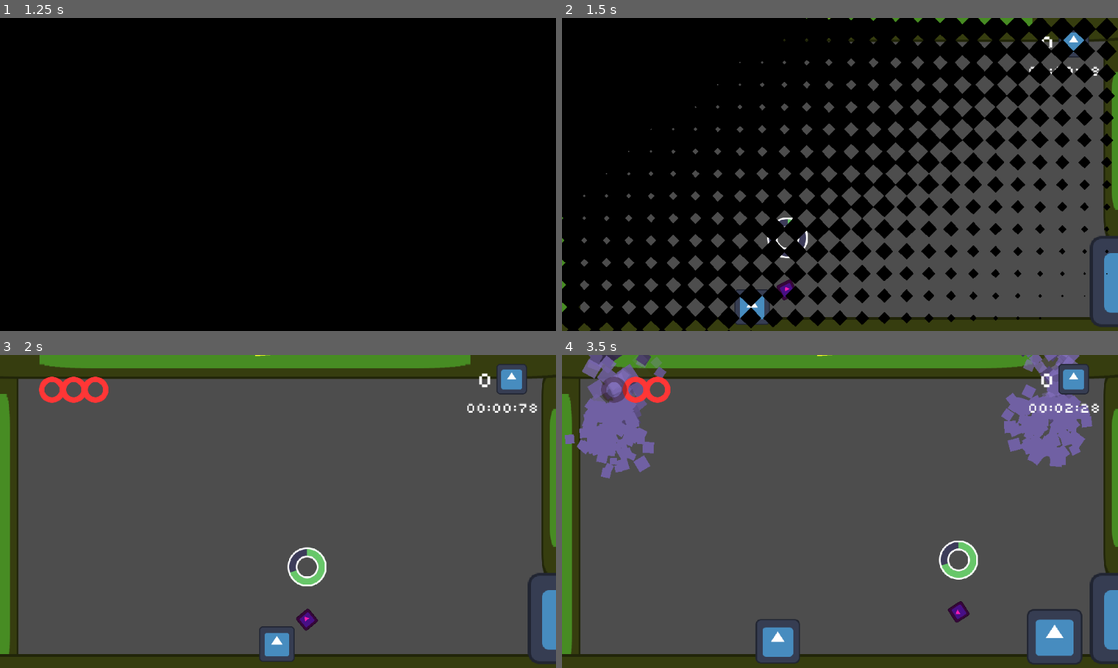
Above: before the commit, frames 1-4 (two rows, left to right).
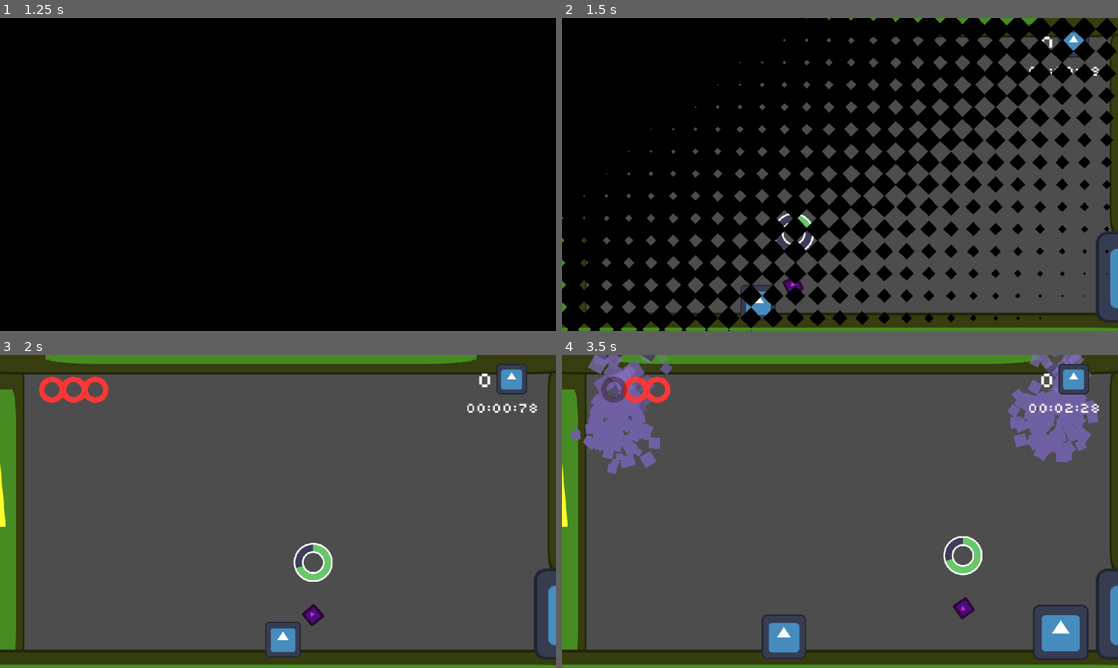
Above: after the commit, the same moments.

Repository: Juawo/hammer-game
Game: Godot game, scene res://scenes/Ui/main_menu.tscn
Two runs of this game, one before a commit and one after it. Both use one fixed random seed, a clock stepped at 60 frames per second and the inputs below. The engine's default icon, where the game draws it, is replaced by a stand-in: a white triangle on a blue panel in a dark square.
Inputs (mouse positions are in pixels of both pictures, inside the frame that each line leads up to):
- Up to frame 1 (1.25 s): click "PLAY" at 0.5 s
- Up to frame 2 (1.5 s): tap Enter at 1.25 s; move the mouse to (962, 158) at 1.27 s; press the mouse at (962, 158) at 1.28 s; hold D (right) from 1.28 s (still down)
- Up to frame 3 (2 s): keep holding D (right); tap W (jump) at 1.52 s
- Up to frame 4 (3.5 s): move the mouse to (728, 527) at 2.02 s; release the mouse at (728, 527) at 2.03 s; click (728, 527) at 2.1 s; tap W (jump) at 2.27 s; move the mouse to (895, 442) at 2.77 s; release D (right) at 2.78 s; press the mouse at (895, 442) at 2.78 s; hold A (left) from 2.78 s (still down)

Frame 1 is identical in both runs. In frame 2, 4.3% of the frame differs, in the area x 0-100%, y 0-100%; in frame 3, 9.9%; in frame 4, 14%.

Commit message:
Refactor player exit logic and enhance level scene structure with new camera element

Diff:
--- a/scenes/Player/player.tscn
+++ b/scenes/Player/player.tscn
@@ -36,7 +36,6 @@
 z_index = 2
 
 [node name="HammerPivot2" parent="HammerPivot" unique_id=144081329 instance=ExtResource("3_gqjuk")]
-z_index = 5
 position = Vector2(0, 1)
 
 [connection signal="area_entered" from="hurtbox" to="." method="_on_hurtbox_area_entered"]
--- a/scenes/levels/level_base.tscn
+++ b/scenes/levels/level_base.tscn
@@ -7,6 +7,7 @@
 [ext_resource type="PackedScene" uid="uid://cai268m7e08xa" path="res://scenes/Player/player.tscn" id="4_d61h5"]
 [ext_resource type="PackedScene" uid="uid://52rxk6v26a2i" path="res://scenes/levels/breakable_wall.tscn" id="5_dje0g"]
 [ext_resource type="PackedScene" uid="uid://bgkdiiads01ar" path="res://scenes/Enemies/enemy_spawner.tscn" id="7_g7p6o"]
+[ext_resource type="PackedScene" uid="uid://ghalym7hf045" path="res://scenes/levels/camera.tscn" id="8_ynct0"]
 [ext_resource type="PackedScene" uid="uid://cu45t1wn08u3l" path="res://scenes/Ui/hud.tscn" id="9_ynct0"]
 
 [sub_resource type="TileSet" id="TileSet_04dxk"]
@@ -90,15 +91,15 @@
 
 [node name="Systems" type="Node2D" parent="." unique_id=1952089311]
 
-[node name="Camera2D" type="Camera2D" parent="Systems" unique_id=80428161]
-position = Vector2(320, 179)
-
 [node name="EnemySpawner" parent="Systems" unique_id=412981458 instance=ExtResource("7_g7p6o")]
 position = Vector2(55, 87)
 
 [node name="EnemySpawner2" parent="Systems" unique_id=1632925716 instance=ExtResource("7_g7p6o")]
 position = Vector2(559, 76)
 
+[node name="Camera" parent="Systems" unique_id=909425961 instance=ExtResource("8_ynct0")]
+position = Vector2(313, 184)
+
 [node name="CanvasLayer" type="CanvasLayer" parent="." unique_id=1117925686]
 
 [node name="Hud" parent="CanvasLayer" unique_id=963638941 instance=ExtResource("9_ynct0")]
--- a/scenes/levels/level_exit.gd
+++ b/scenes/levels/level_exit.gd
@@ -12,4 +12,5 @@
 	cpu_particles_2d.emitting = is_disabled
 
 func _on_body_entered(_body: Node2D) -> void:
-	player_entered_exit.emit()
+	if _body.is_in_group("Player"):
+		player_entered_exit.emit()
--- a/scripts/Autoloads/game_manager.gd
+++ b/scripts/Autoloads/game_manager.gd
@@ -19,19 +19,17 @@
 	total_time = 0.0
 
 func _on_level_started() -> void:
-	print("starded")
 	toggle_timer_count()
-	print("COUNT : ", is_run_active)
 	is_in_game = true
 
 func register_death() -> void :
 	# TODO : add scene transition with juice
+	Engine.time_scale = 1
 	total_deaths += 1
 	toggle_timer_count()
 	TransitionManager.transition_to_file(get_tree().current_scene.scene_file_path)
 
 func win_game() -> void :
-	# TODO :  add transition between scenes
 	toggle_timer_count()
 	is_in_game = false
 	TransitionManager.transition_to_file(win_game_scene)
@@ -45,11 +43,9 @@
 	get_tree().paused = new_pause_state
 
 	if new_pause_state:
-		print("Jogo Pausado - Abrir UI de Pause")
 		toggle_timer_count()
 		PauseMenu.show_pause_menu()
 	else:
-		print("Jogo Retomado")
 		toggle_timer_count()
 		PauseMenu.hide_pause_menu()
 
--- a/scripts/Hammer/hammer_pivot.gd
+++ b/scripts/Hammer/hammer_pivot.gd
@@ -48,6 +48,8 @@
 	progress_bar.global_position = sprite.global_position + ui_offset - (progress_bar.pivot_offset * progress_bar.scale)
 
 	if Input.is_action_pressed("charge_hammer"):
+		if player.is_dead :
+			return
 		if not is_charging:
 			is_charging = true
 			orbit_speed_modifier = 0.3
